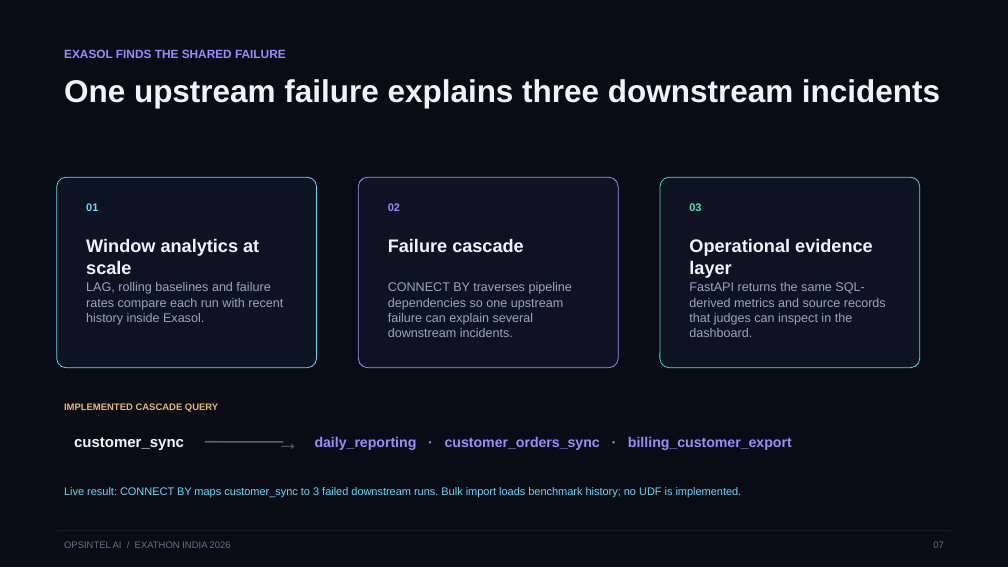
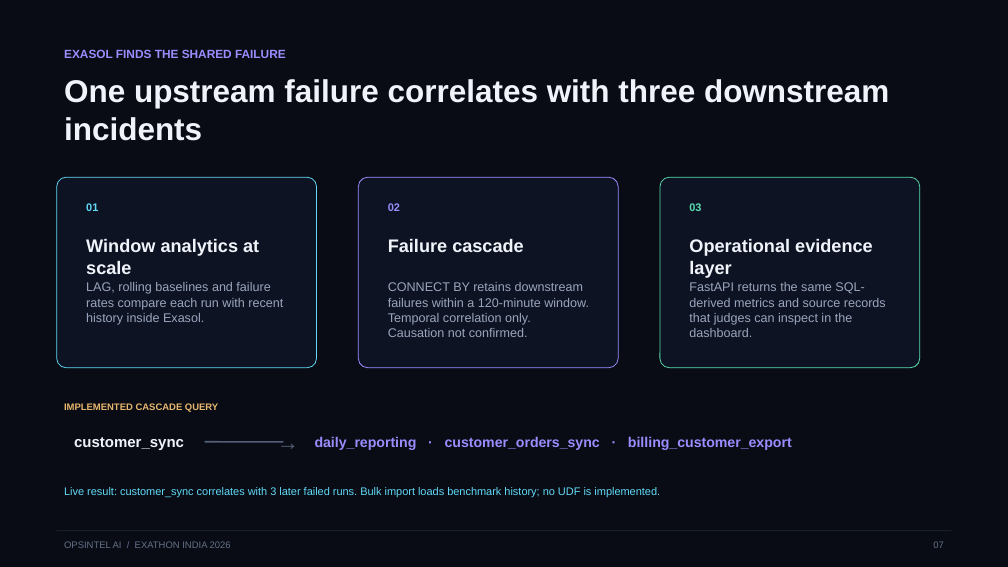
Before and after one commit to Anafa-thabassum/opsintel-ai, a slide deck: slide 7 of submission/opsintel-ai-pitch-deck.pptx. Drawn at 1008x567 pixels with LibreOffice and Linux fonts; fonts in the diff are those of the drawing. Boxes give left, top, right and bottom in pixels: in the first picture for what was removed or moved away, otherwise in the second. Text is boxed around its words. In the diff, an @@ line names an element or a change of style, - is before the commit and + after.

```diff
--- a/submission/opsintel-ai-pitch-deck.pptx
+++ b/submission/opsintel-ai-pitch-deck.pptx
@@ text at (x1=64, y1=79, x2=889, y2=141): text changed @@
-One upstream failure explains three downstream incidents
+One upstream failure correlates with three downstream incidents
@@ text at (x1=388, y1=282, x2=589, y2=337): text changed @@
-CONNECT BY traverses pipeline dependencies so one upstream failure can explain several downstream incidents.
+CONNECT BY retains downstream failures within a 120-minute window. Temporal correlation only. Causation not confirmed.
@@ text at (x1=64, y1=487, x2=660, y2=497): text changed @@
-Live result: CONNECT BY maps customer_sync to 3 failed downstream runs. Bulk import loads benchmark history; no UDF is implemented.
+Live result: customer_sync correlates with 3 later failed runs. Bulk import loads benchmark history; no UDF is implemented.
```
Also in this commit, not shown: 2 other slides changed, 1 other file.
